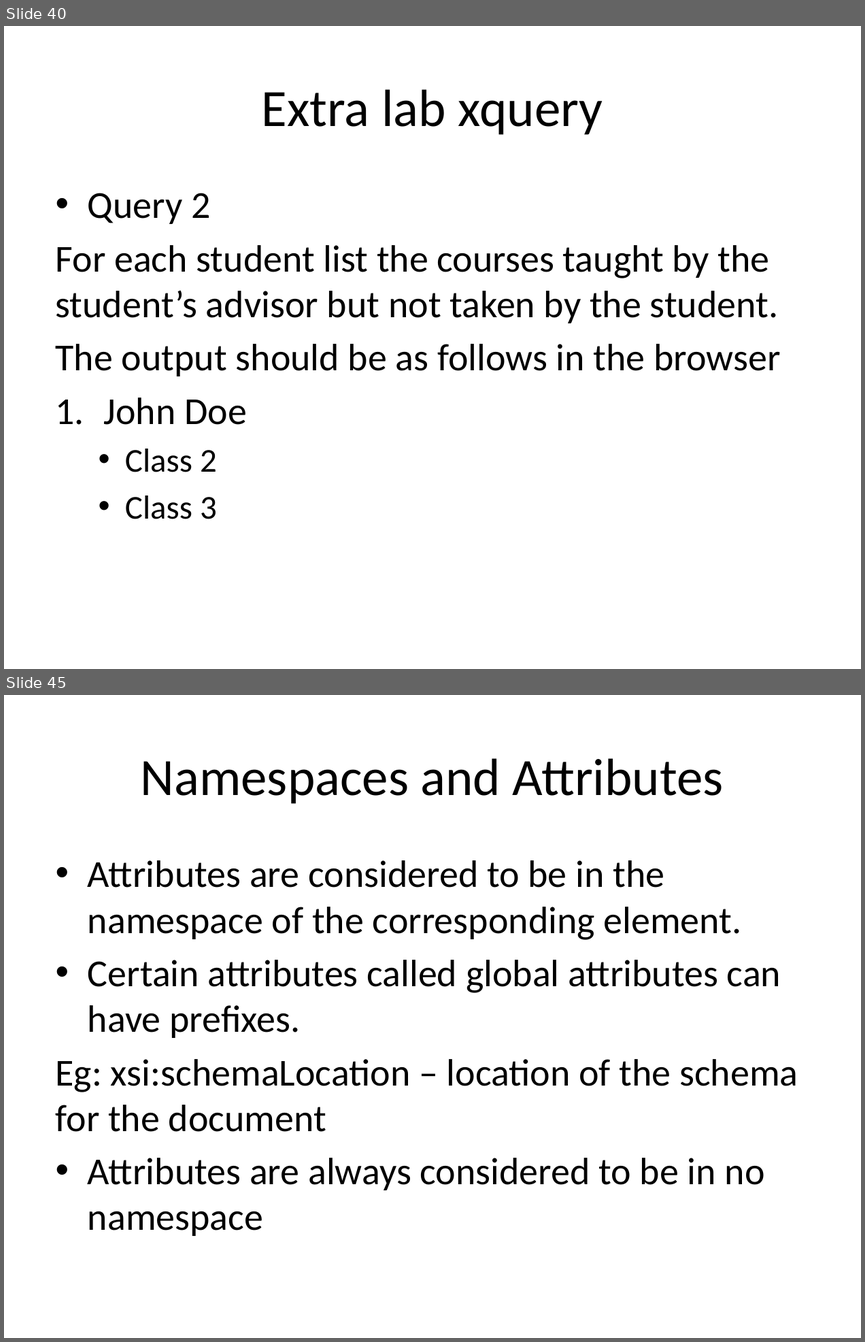
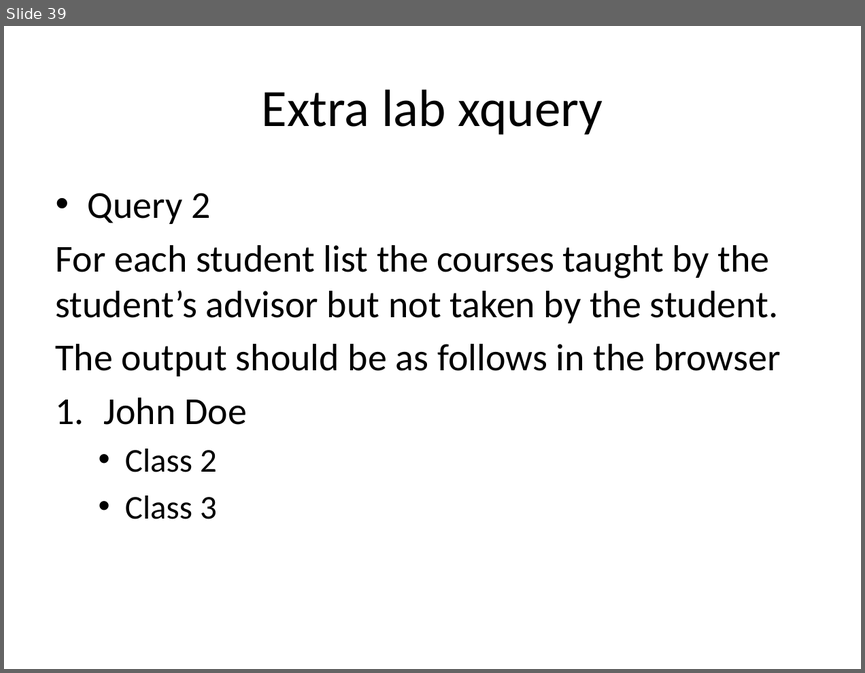
Before and after one commit to tathougies/zynx-se-bootcamp, a slide deck: xml/pragya/XQueryPPT.pptx. Shown one above the other, each under a label of ours: slides 40 and 45 before the commit, slide 39 after it; the slides between them are not shown. The pictures are 865x1342 and 865x673 pixels, drawn with LibreOffice and Linux fonts; fonts in the diff are those of the drawing. Boxes give left, top, right and bottom in pixels: in the first picture for what was removed or moved away, otherwise in the second. Text is boxed around its words. In the diff, an @@ line names an element or a change of style, - is before the commit and + after.

```diff
--- a/xml/pragya/XQueryPPT.pptx
+++ b/xml/pragya/XQueryPPT.pptx
@@ slide 45 removed at box(4, 695, 861, 1338), background #FFFFFF @@
@@ title removed at box(141, 758, 723, 804) @@
-Namespaces and Attributes
@@ text removed at box(56, 860, 798, 1236) @@
-• Attributes are considered to be in the namespace of the corresponding element.
-• Certain attributes called global attributes can have prefixes.
-Eg: xsi:schemaLocation – location of the schema for the document
-• Attributes are always considered to be in no namespace
@@ what was slide 40 is now slide 39 @@
```
Also in this commit, not shown: 11 other slides removed, 1 other file.
